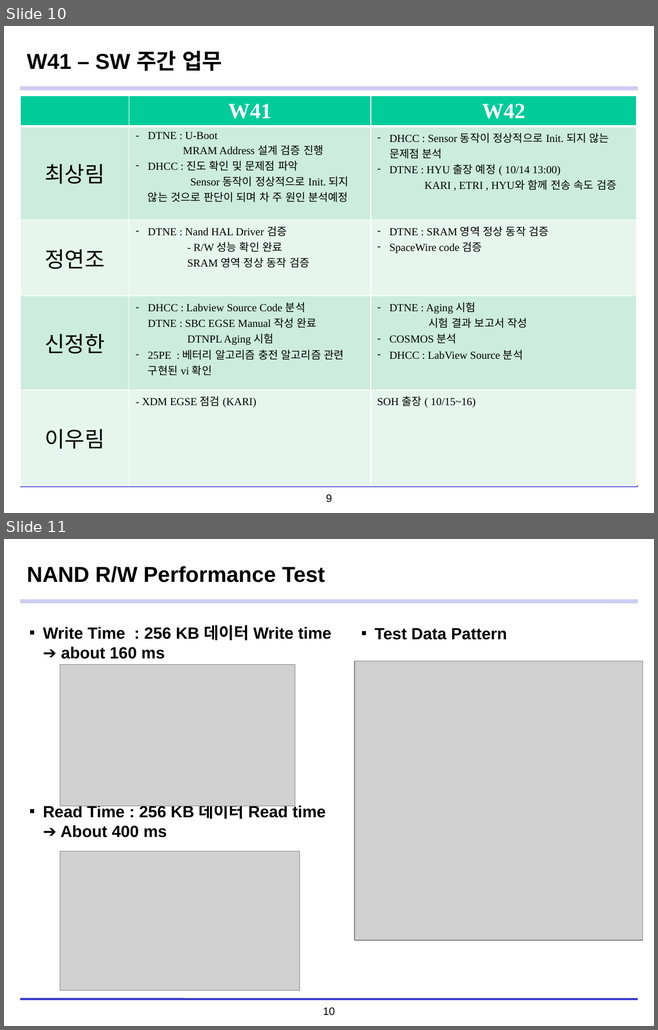
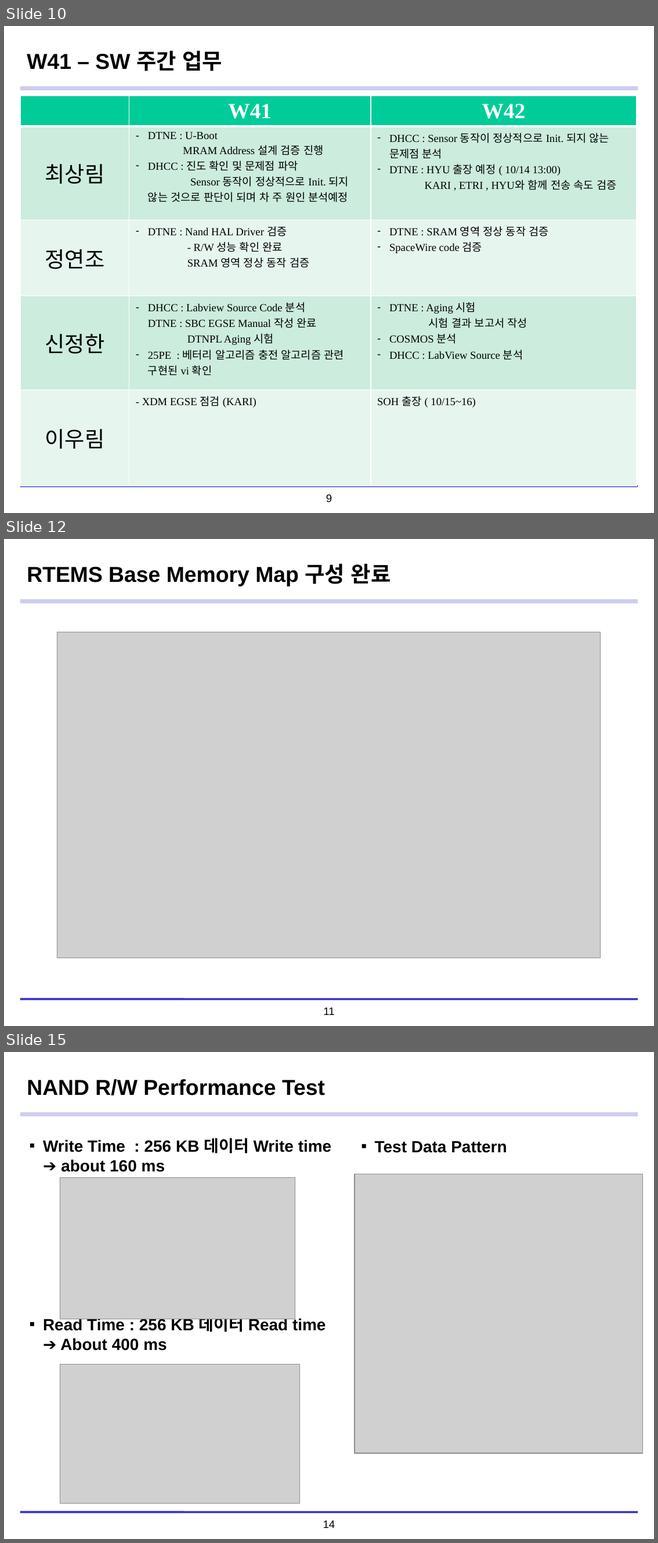
Before and after one commit to ds1hvh/Dev-Docu, a slide deck: Work Docu/Lumir_2팀(Software) 업무보고_20200924_r02.pptx. Shown one above the other, each under a label of ours: slides 10 and 11 before the commit, slides 10, 12 and 15 after it; the slides between them are not shown. The pictures are 658x1030 and 658x1543 pixels, drawn with LibreOffice and Linux fonts; fonts in the diff are those of the drawing; grey boxes stand for pictures; background and template pictures are left out. Boxes give left, top, right and bottom in pixels: in the first picture for what was removed or moved away, otherwise in the second. Text is boxed around its words. In the diff, an @@ line names an element or a change of style, - is before the commit and + after.

```diff
--- a/Work Docu/Lumir_2팀(Software) 업무보고_20200924_r02.pptx
+++ b/Work Docu/Lumir_2팀(Software) 업무보고_20200924_r02.pptx
@@ slide 12 added at (4,539,654,1026), background #FFFFFF; not listed: 4 template elements that a slide beside it also shows @@
@@ title added at (27,563,391,587), 24 pt, text #000000, bold @@
+RTEMS Base Memory Map 구성 완료
@@ picture added at (57,632,600,958) @@
@@ what was slide 11 is now slide 15 @@
@@ page number at (323,1521,335,1528): text changed @@
-10
+14
```
Also in this commit, not shown: 3 other slides added, 5 other files.
